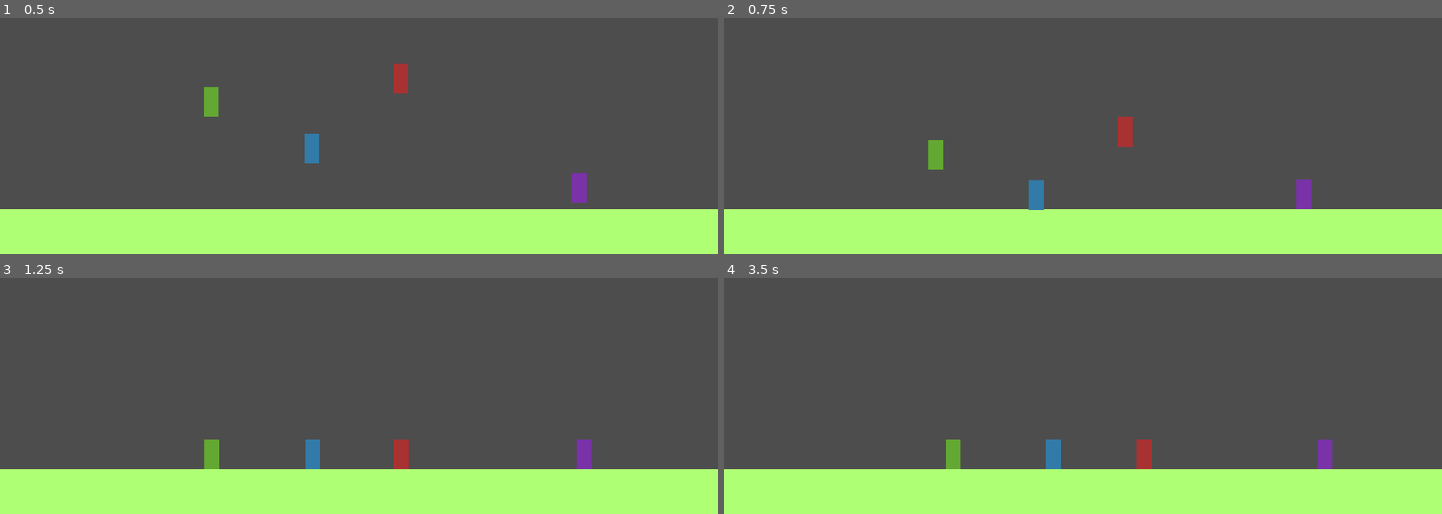
Above: before the commit, frames 1-4 (two rows, left to right).
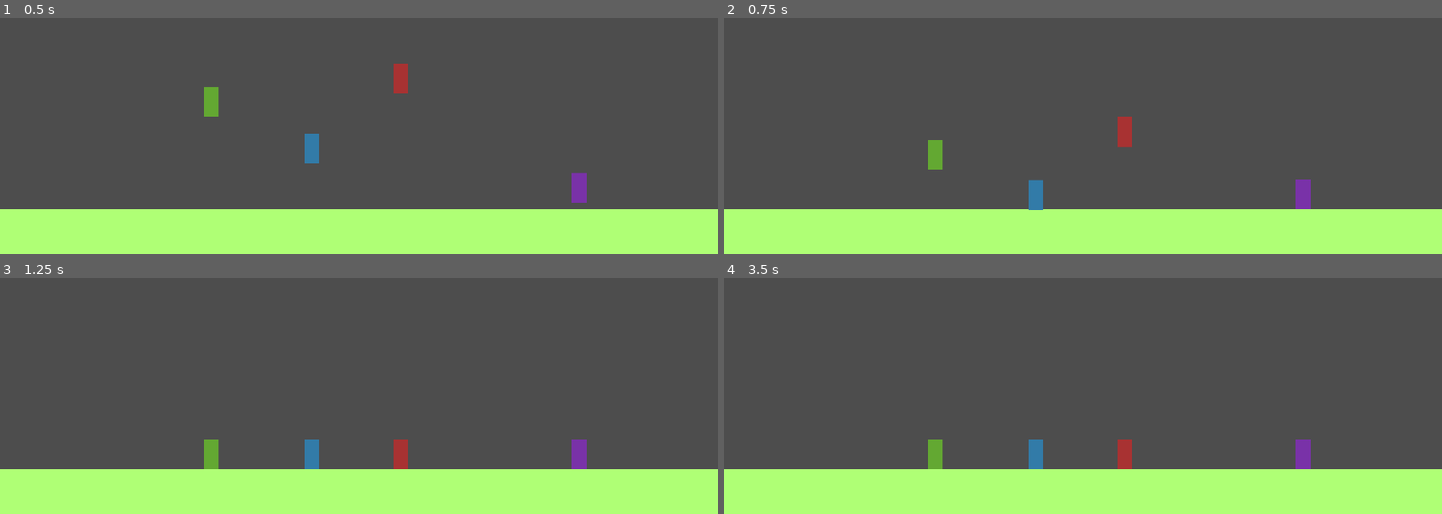
Above: after the commit, the same moments.

Repository: Oajoeawfjo-Jioa/COGSParty
Game: Godot game, scene res://scenes/main.tscn
Two runs of this game, one before a commit and one after it. Both use one fixed random seed, a clock stepped at 60 frames per second and the inputs below.
Inputs:
- Up to frame 1 (0.5 s): no input
- Up to frame 2 (0.75 s): hold D (move_right) from 0.53 s (still down)
- Up to frame 3 (1.25 s): keep holding D (move_right)
- Up to frame 4 (3.5 s): release D (move_right) at 1.28 s; hold A (move_left) 1.28-2.03 s; hold D (move_right) from 2.03 s (still down)

Frame 1 is identical in both runs. In frame 2, less than 0.1% of the frame differs, in the area x 30-82%, y 41-82%; in frame 3, 0.3%; in frame 4, 2.1%, in the area x 28-85%, y 68-81%.

Commit message:
add controller and some physics

Diff:
--- /dev/null
+++ b/pid.gd
@@ -0,0 +1,11 @@
+extends Node
+
+
+# Called when the node enters the scene tree for the first time.
+func _ready() -> void:
+	pass # Replace with function body.
+
+
+# Called every frame. 'delta' is the elapsed time since the previous frame.
+func _process(delta: float) -> void:
+	pass
--- a/scripts/player.gd
+++ b/scripts/player.gd
@@ -3,8 +3,10 @@
 #start using script as a class wtfff??
 class_name Player
 
-@export var speed = 400.0
+@export var acceleration = 400.0
+@export var speed = 800
 @export var color_rect : ColorRect
+var device_ID : int = -1
 var screen_size = Vector2.ZERO
 
 # Called when the node enters the scene tree for the first time.
@@ -14,17 +16,18 @@
 	position.x = 0
 	position.y = 0
 
+
+
 func construct(player_data : MiniGameManager.PlayerData):
+	if (player_data.index < len(Input.get_connected_joypads())):
+		device_ID = Input.get_connected_joypads()[player_data.index]
 	color_rect.modulate = player_data.color
 
 # Called every frame. 'delta' is the elapsed time since the previous frame.
 func _process(delta: float) -> void:
-	var direction = Vector2.ZERO
-	if Input.is_action_pressed("move_right"):
-			position.x += 1
-	if Input.is_action_pressed("move_left"):
-			position.x -= 1
+	if (device_ID < 0):
+		return
+	var direction = Input.get_joy_axis(device_ID, JOY_AXIS_LEFT_X) * acceleration
 
-
-func _on_body_entered(body: Node2D) -> void:
-	pass
+	if (linear_velocity.length() <= speed):
+		apply_impulse(Vector2(direction,0), Vector2.ZERO)
